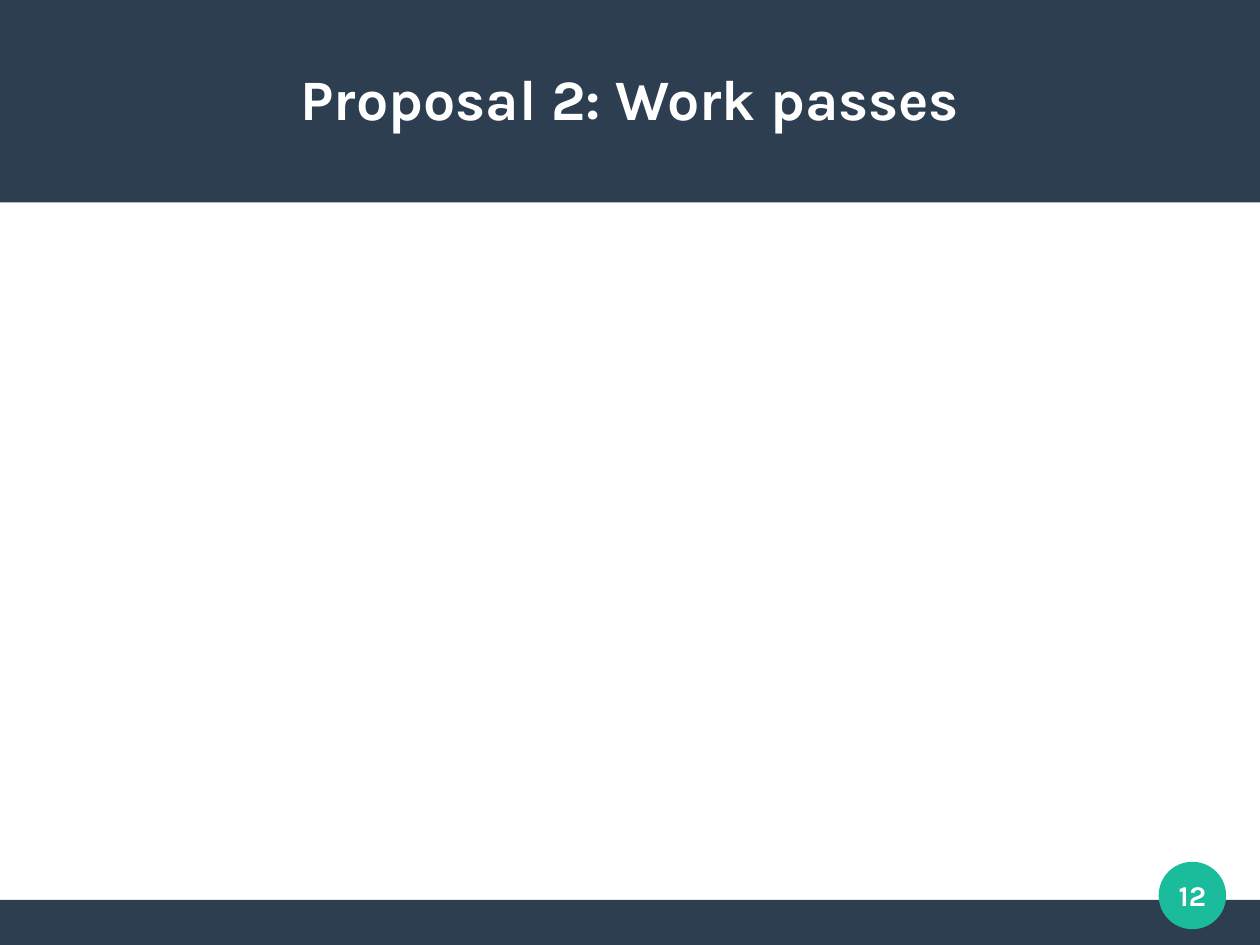
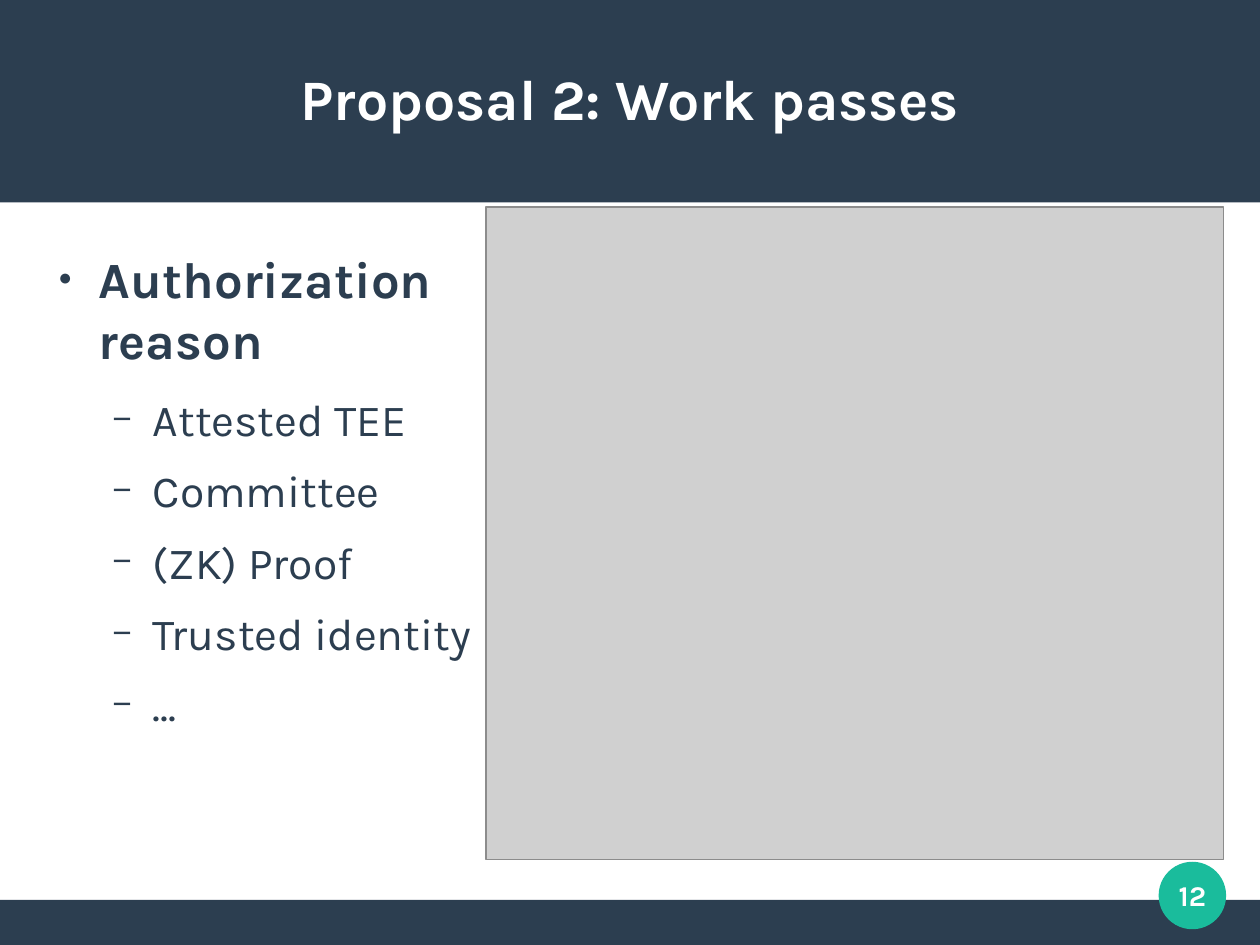
Before and after one commit to mbettinger/OT4-Lecture, a slide deck: slide 12 of Presentation - Cross-chain oracles with Decentralized computing.odp. Drawn at 1260x945 pixels with LibreOffice and Linux fonts; fonts in the diff are those of the drawing; grey boxes stand for pictures. Boxes give left, top, right and bottom in pixels: in the first picture for what was removed or moved away, otherwise in the second. Text is boxed around its words. In the diff, an @@ line names an element or a change of style, - is before the commit and + after.

```diff
--- a/Presentation - Cross-chain oracles with Decentralized computing.odp
+++ b/Presentation - Cross-chain oracles with Decentralized computing.odp
@@ picture added at [486, 207, 1225, 860] @@
@@ text added at [99, 262, 470, 661], 28 pt, text #2C3E50 @@
+● Authorization reason
+  − Attested TEE
+  − Committee
+  − (ZK) Proof
+  − Trusted identity
+  − ...
```
Also in this commit, not shown: 3 other slides changed, 1 slide added, 4 slides removed, 8 other files.
